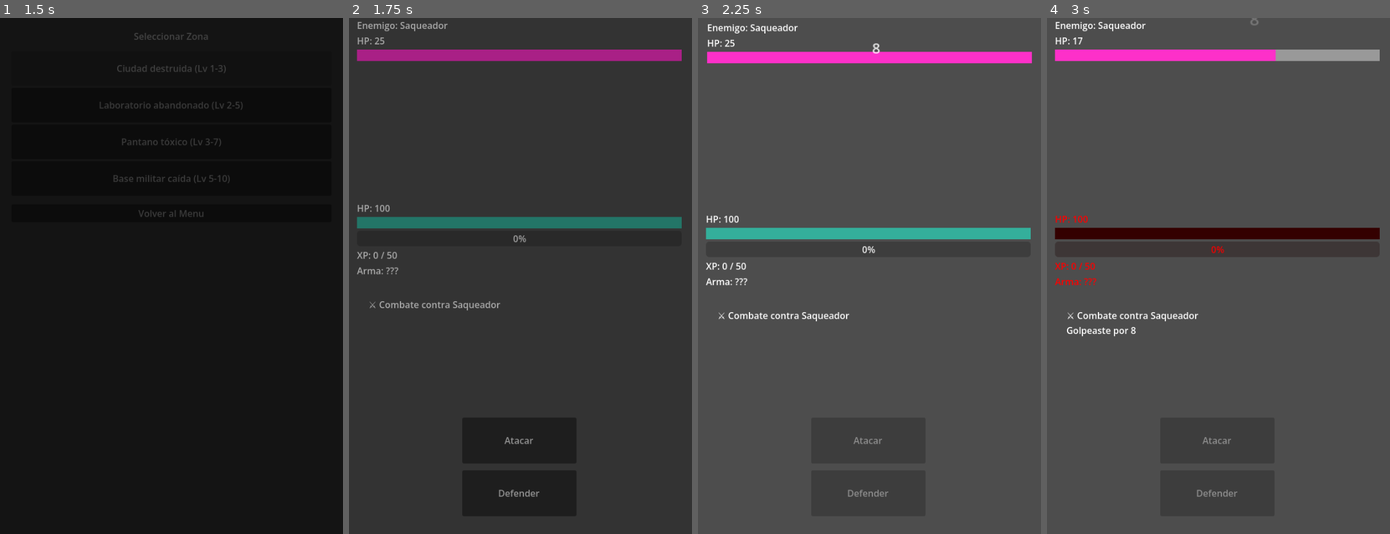
Above: before the commit, frames 1-4 (left to right).
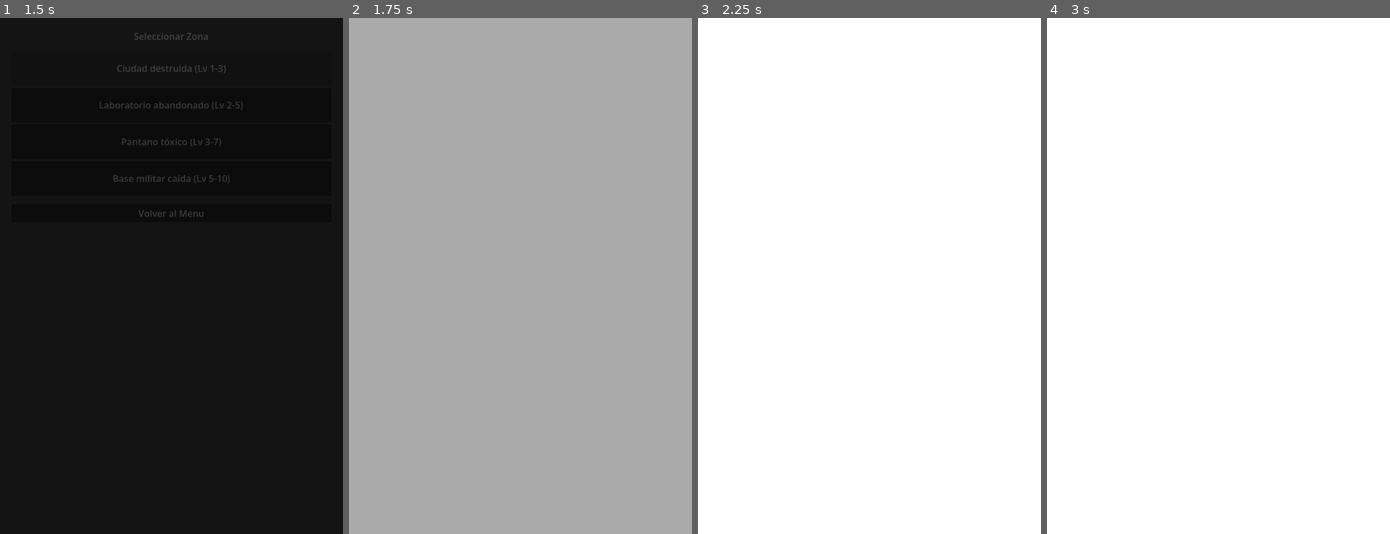
Above: after the commit, the same moments.

Repository: MirandaFrancoCBA/apocalypsheep
Game: Godot game, scene res://scenes/main_menu.tscn
Two runs of this game, one before a commit and one after it. Both use one fixed random seed, a clock stepped at 60 frames per second and the inputs below.
Inputs (mouse positions are in pixels of both pictures, inside the frame that each line leads up to):
- Up to frame 1 (1.5 s): click "CONTINUAR" at 0.5 s; click "Ciudad destruida (Lv 1-3)" at 1.25 s
- Up to frame 2 (1.75 s): no input
- Up to frame 3 (2.25 s): click "Atacar" at 2 s
- Up to frame 4 (3 s): click (1218, 492) at 2.75 s, where only the run after the commit has a clickable "Defender"

Frame 1 is identical in both runs. In frame 2, 100% of the frame differs, in the area x 0-100%, y 0-100%; in frame 3, 100%; in frame 4, 100%.

Commit message:
Feat: new default player

Diff:
--- a/scenes/combat_screen.tscn
+++ b/scenes/combat_screen.tscn
@@ -151,5 +151,13 @@
 text = "Defender
 "
 
+[node name="DeathOverlay" type="ColorRect" parent="." unique_id=1675203540]
+layout_mode = 1
+anchors_preset = 15
+anchor_right = 1.0
+anchor_bottom = 1.0
+grow_horizontal = 2
+grow_vertical = 2
+
 [connection signal="pressed" from="MarginContainer/VBoxContainer/ButtonAttack" to="." method="_on_button_attack_pressed"]
 [connection signal="pressed" from="MarginContainer/VBoxContainer/ButtonDefend" to="." method="_on_button_defend_pressed"]
--- a/scripts/managers/game_manager.gd
+++ b/scripts/managers/game_manager.gd
@@ -9,23 +9,15 @@
 signal level_up(new_level, hp_gain, damage_gain)
 signal game_saved
 
+const KEEP_ON_DEATH := [
+	# futuro:
+	# "gold",
+	# "perks"
+]
 # ─────────────────────────────────────────
 # ESTADO DEL JUGADOR
 # ─────────────────────────────────────────
-var player_data: Dictionary = {
-	"name":      "Oveja",
-	"hp":        Constants.PLAYER_DEFAULT_HP,
-	"max_hp":    Constants.PLAYER_DEFAULT_HP,
-	"damage":    Constants.PLAYER_DEFAULT_DAMAGE,
-	"level":     Constants.PLAYER_DEFAULT_LEVEL,
-	"xp":        Constants.PLAYER_DEFAULT_XP,
-
-	# 🔥 CAMBIO CLAVE → nunca null
-	"equipped_weapon": {},
-
-	"xp_to_next": calculate_xp_to_next(Constants.PLAYER_DEFAULT_LEVEL),
-	"inventory": []
-}
+var player_data: Dictionary = create_default_player_data()
 
 # ─────────────────────────────────────────
 # ESTADO DE PARTIDA
@@ -173,11 +165,9 @@
 	emit_signal("player_data_changed")
 
 
-# ─────────────────────────────────────────
-# RESET
-# ─────────────────────────────────────────
-func reset_game() -> void:
-	player_data = {
+
+func create_default_player_data() -> Dictionary:
+	return {
 		"name": "Oveja",
 
 		"hp": Constants.PLAYER_DEFAULT_HP,
@@ -190,13 +180,21 @@
 
 		"equipped_weapon": {},
 
-		# 🔥 usar default level directamente
 		"xp_to_next": calculate_xp_to_next(
 			Constants.PLAYER_DEFAULT_LEVEL
 		),
 
 		"inventory": []
 	}
+# ─────────────────────────────────────────
+# RESET
+# ─────────────────────────────────────────
+# Reinicia la run completa.
+# Futuro:
+# algunos datos podrán persistir
+# mediante KEEP_ON_DEATH.
+func reset_game() -> void:
+	player_data = create_default_player_data()
 
 	selected_zone = {}
 	last_combat_result = ""
--- a/scripts/ui/combat_screen.gd
+++ b/scripts/ui/combat_screen.gd
@@ -7,7 +7,7 @@
 @export var label_enemy_hp: Label
 @export var enemy_hp_bar: ProgressBar
 @export var enemy_container: Control
-
+@export var death_overlay: ColorRect
 @export var label_player_hp: Label
 @export var player_hp_bar: ProgressBar
 @export var player_container: Control
@@ -318,6 +318,7 @@
 
 	if result == "defeat":
 		GameManager.kill_player()
+		await _death_feedback()
 		_show_game_over()
 		return
 	var xp_gained := 0
@@ -433,6 +434,27 @@
 	await get_tree().create_timer(0.1).timeout
 	node.modulate = original
 
+
+func _death_feedback() -> void:
+
+	if death_overlay == null:
+		return
+
+	death_overlay.visible = true
+	death_overlay.modulate.a = 0.0
+
+	var tween = create_tween()
+
+	tween.tween_property(
+		death_overlay,
+		"modulate:a",
+		0.65,
+		0.5
+	)
+
+	await tween.finished
+
+
 func _shake(node: Control) -> void:
 	var original_pos = node.position
 
--- a/scripts/ui/game_over_popup.gd
+++ b/scripts/ui/game_over_popup.gd
@@ -44,5 +44,4 @@
 	SceneManager.go_to_zone_select()
 
 func _on_menu_pressed() -> void:
-	GameManager.reset_game()
 	SceneManager.go_to_main_menu()
